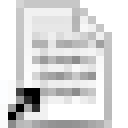
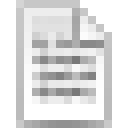
Revision of a layered w=128, h=128 image; what changed, layer by layer:
renamed "Layer 3" to "Layer 0", opacity 34% → 100%, painted on it over [0, 8, 104, 128]
removed layer "Layer 2" over [0, 80, 48, 128]
removed layer "Layer 1" over [16, 8, 104, 128]
